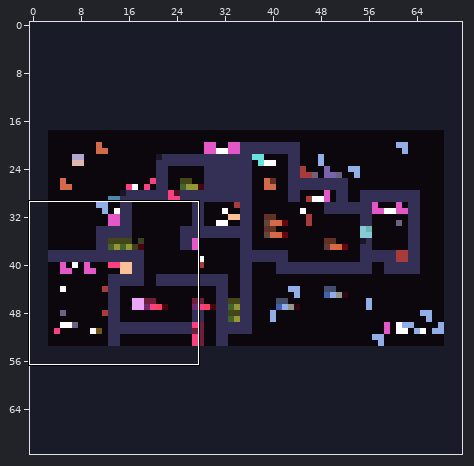
Edited in one commit: sprite sheet (300level.png). Above, an overview of the earlier version with the close-up marked.
Close-up. Earlier state:
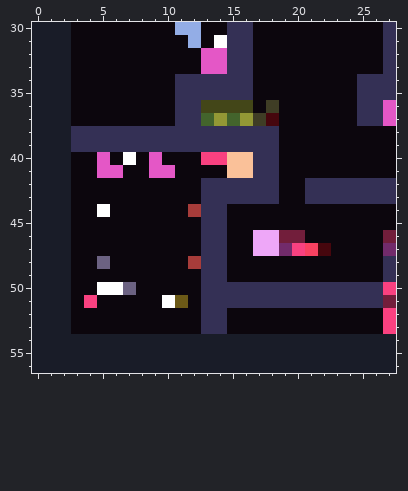
The file is 72x72 pixels. Colours within 5 levels of each other are drawn and written as one. Shown: x 0..27, y 30..56.
After the commit:
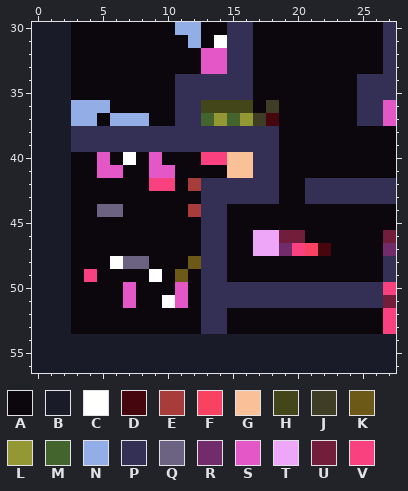
Palette (. is transparent): A #0c060d  B #191c28  C #ffffff  D #46060d  E #a73c3a  F #f94161  G #fac199  H #434618  J #3f3d25  K #6c5917  L #939835  M #43642c  N #93ade6  P #343055  Q #6c6282  R #722b6b  S #e457c6  T #eea7f8  U #721e3b  V #f94180
From old to new:
{"y":36,"x":3,"old":"AAA","new":"NNN"}
{"y":37,"x":3,"old":"AA","new":"NN"}
{"y":37,"x":6,"old":"AAA","new":"NNN"}
{"y":42,"x":9,"old":"AA","new":"VV"}
{"y":42,"x":12,"old":"A","new":"E"}
{"y":44,"x":5,"old":"CA","new":"QQ"}
{"y":48,"x":5,"old":"QAAA","new":"ACQQ"}
{"y":48,"x":12,"old":"E","new":"K"}
{"y":49,"x":4,"old":"A","new":"V"}
{"y":49,"x":9,"old":"A","new":"C"}
{"y":49,"x":11,"old":"A","new":"K"}
{"y":50,"x":5,"old":"CCQ","new":"AAS"}
{"y":50,"x":11,"old":"A","new":"S"}
{"y":51,"x":4,"old":"V","new":"A"}
{"y":51,"x":7,"old":"A","new":"S"}
{"y":51,"x":11,"old":"K","new":"S"}
{"label":"changed","picture_box":[71,100,149,126]}
{"label":"changed","picture_box":[97,178,201,217]}
{"label":"changed","picture_box":[84,256,201,308]}
